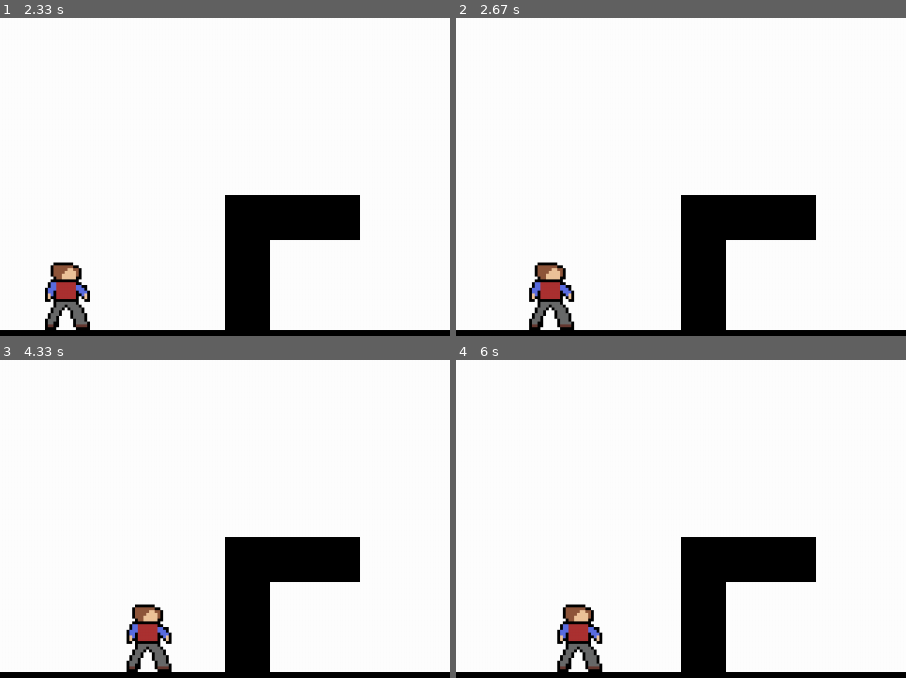
Above: before the commit, frames 1-4 (two rows, left to right).
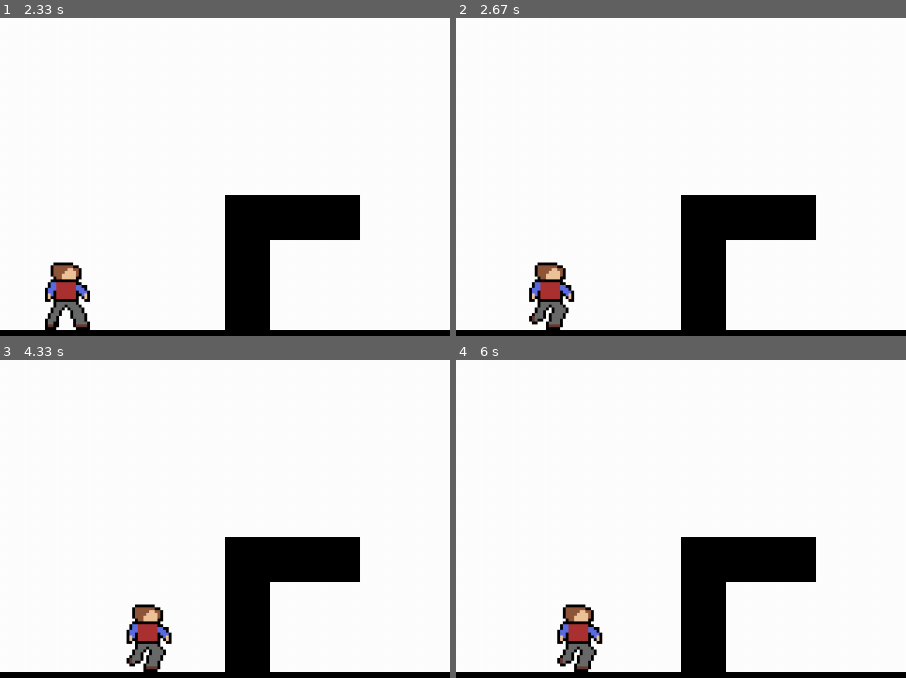
Above: after the commit, the same moments.

Repository: Hbear10/Pygame-Simple-Platformer
Game: pygame game, started from main.py
Two runs of this game, one before a commit and one after it. Both use one fixed random seed, a clock stepped at 60 frames per second and the inputs below.
Inputs:
- Up to frame 1 (2.33 s): hold Right 0.33-0.8 s; hold Right 0.83-1.3 s; hold Left 1.33-1.87 s; hold Left 1.9-2.3 s
- Up to frame 2 (2.67 s): hold Right from 2.33 s (still down)
- Up to frame 3 (4.33 s): release Right at 2.97 s; hold Left 3-3.47 s; hold Right 3.5-3.97 s; hold Right from 4 s (still down)
- Up to frame 4 (6 s): release Right at 4.47 s; hold Left 4.5-5.03 s; hold Left 5.07-5.47 s; hold Right from 5.5 s (still down)
The pictures show only the part of the screen within x 0-50%, y 50-100%; the shares and areas given below are measured in that part.

Frame 1 is identical in both runs. In frame 2, 0.4% of the frame differs, in the area x 16-27%, y 91-99%; in frame 3, 0.4%; in frame 4, 0.4%.

Commit message:
add some right sprites
brrrrrr

Diff:
--- a/main.py
+++ b/main.py
@@ -35,9 +35,34 @@
 
 img = pygame.image.load("assets\idle_test.png")
 
+#sprite stages
+idle_sprite = 1
+left_sprite = 1
+right_sprite = 1
+
+def get_sprite():
+    global img, idle, left_sprite, right_sprite
+
+    if state == "idle":
+        if idle_sprite == 1:
+            img = pygame.image.load("assets\idle_test.png")
+
+    if state == "r_right":
+        if right_sprite == 1:
+            img = pygame.image.load("assets\\right1.png")
+            right_sprite = 2
+        elif right_sprite == 2:
+            img = pygame.image.load("assets\\right2.png")
+            right_sprite = 1
+
+
+
+
+
 def draw_screen():
     global player
 
+    get_sprite()
     screen.fill(BGC)
     screen.blit(screen, player)
     #player = pygame.draw.rect(screen, (255, 0, 0), (player_x, player_y, 64, 96))
@@ -84,8 +109,7 @@
         if state != "fall" and state != "jump_up":
             state = "r_left"
     elif key[pygame.K_RIGHT]:
-        if player_x <= 1216 and not (map[(player_y + 1) // 64][player_x // 64 + 1] == 1 or map[(player_y + 95) // 64][
-            player_x // 64 + 1] == 1 or map[(player_y + 48) // 64][player_x // 64 + 1] == 1):
+        if player_x <= 1216 and not (map[(player_y + 1) // 64][player_x // 64 + 1] == 1 or map[(player_y + 95) // 64][player_x // 64 + 1] == 1 or map[(player_y + 48) // 64][player_x // 64 + 1] == 1):
             player_x += speed
         if state != "fall" and state != "jump_up":
             state = "r_right"
Binary file added: assets/right1.png
Binary file added: assets/right2.png
